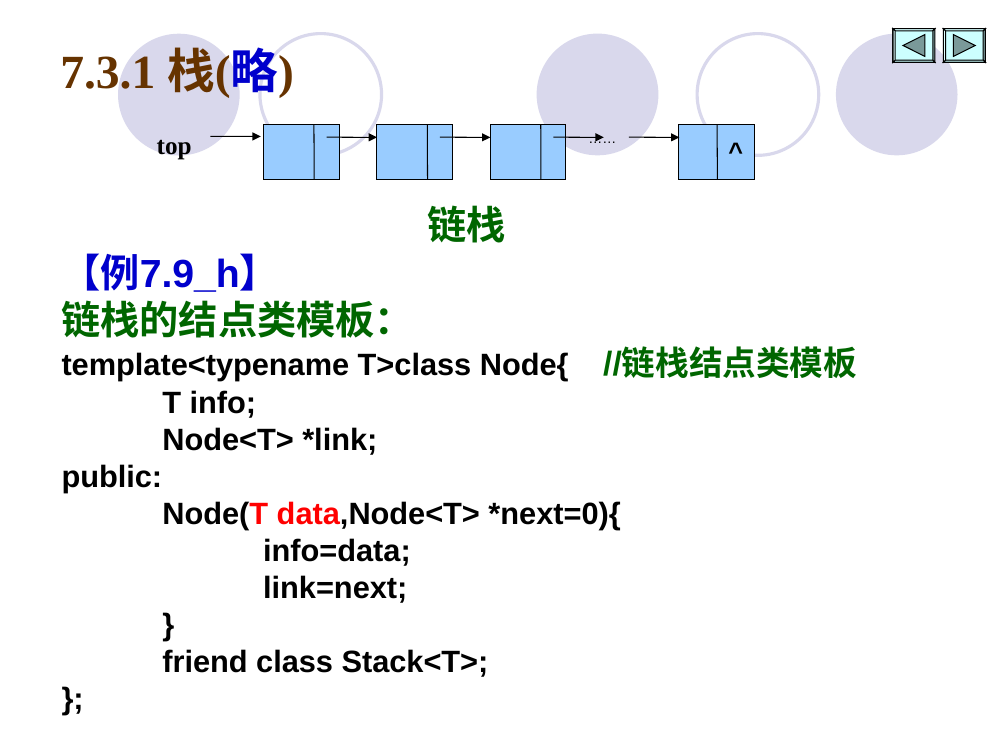
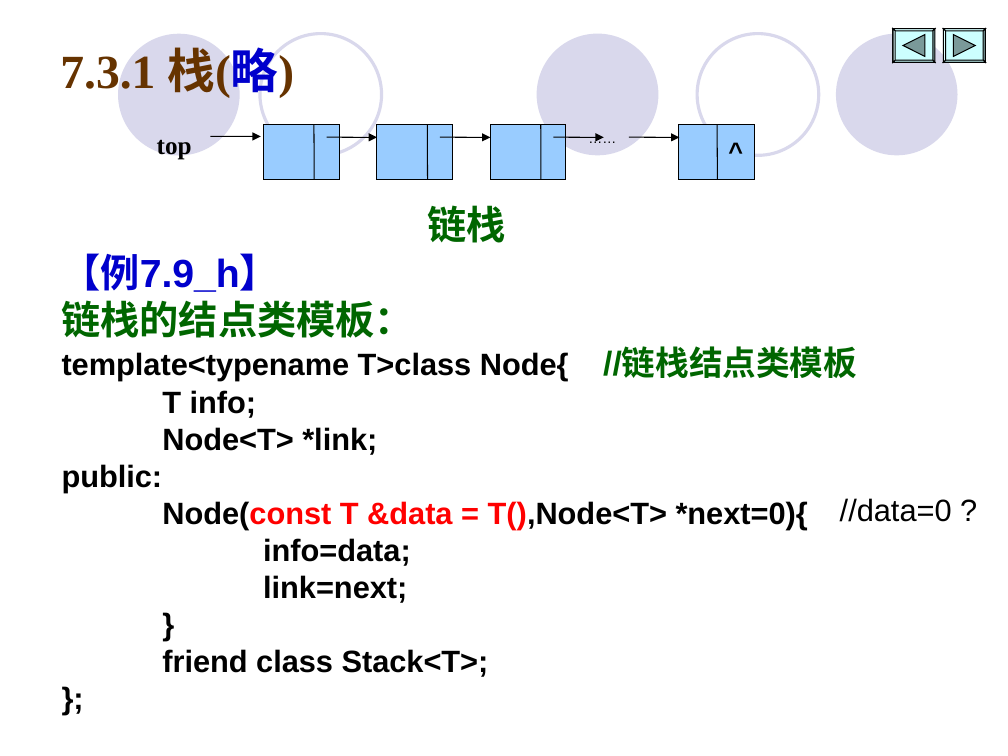
Before and after one commit to Changhe160/Changhe160.github.io, a slide deck: slide 48 of teachingRes/Cplusplus/unit07动态内存分配与数据结构.ppt (slide 47 before the commit). Drawn at 1008x756 pixels with LibreOffice and Linux fonts; fonts in the diff are those of the drawing. Boxes give left, top, right and bottom in pixels: in the first picture for what was removed or moved away, otherwise in the second. Text is boxed around its words. In the diff, an @@ line names an element or a change of style, - is before the commit and + after.

```diff
--- a/teachingRes/Cplusplus/unit07动态内存分配与数据结构.ppt
+++ b/teachingRes/Cplusplus/unit07动态内存分配与数据结构.ppt
@@ text at bbox=[162, 501, 808, 529]: text changed @@
-Node(T data,Node<T> *next=0){
+Node(const T &data = T(),Node<T> *next=0){
@@ text added at bbox=[840, 498, 952, 522], 22 pt, text #000000 @@
+//data=0 ?
```
Also in this commit, not shown: 25 other slides changed, 1 slide added.
